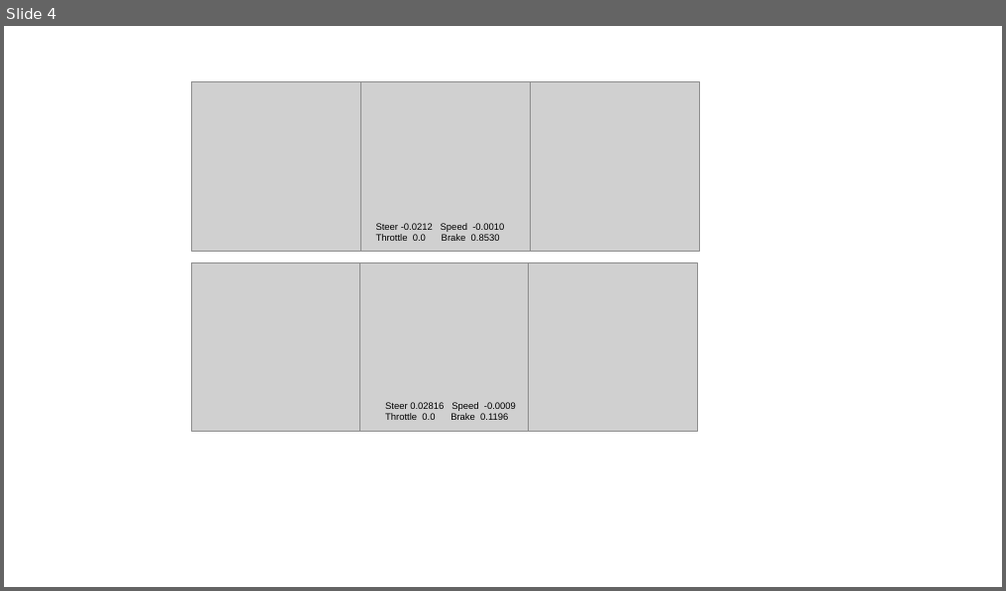
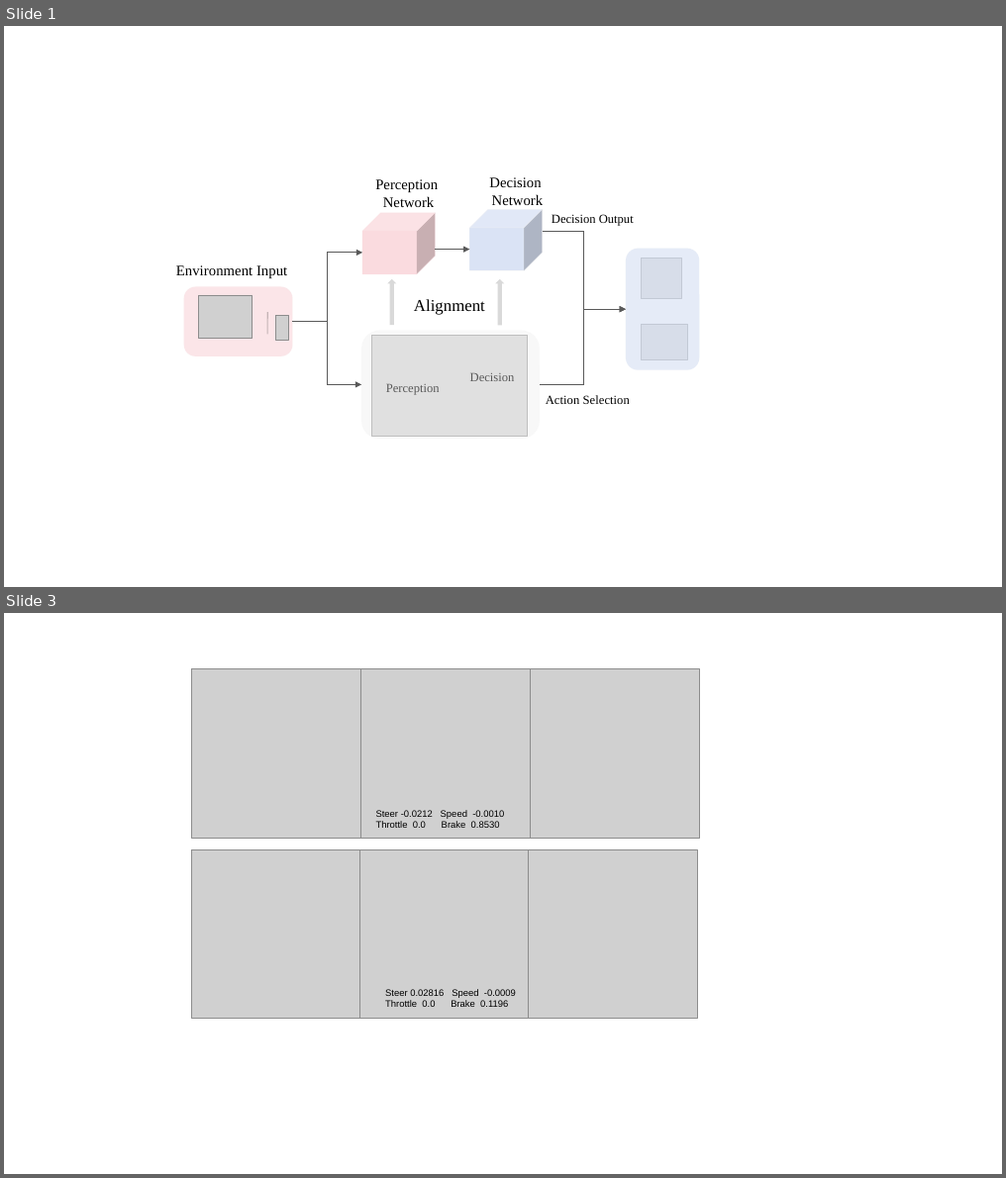
Before and after one commit to OpenHUTB/CILv2_multiview, a slide deck: latex/fig/brain_inspired.pptx. Shown one above the other, each under a label of ours: slide 4 before the commit, slides 1 and 3 after it; the slides between them are not shown. The pictures are 1006x591 and 1006x1178 pixels, drawn with LibreOffice and Linux fonts; fonts in the diff are those of the drawing; grey boxes stand for pictures; background and template pictures are left out. Boxes give left, top, right and bottom in pixels: in the first picture for what was removed or moved away, otherwise in the second. Text is boxed around its words. In the diff, an @@ line names an element or a change of style, - is before the commit and + after.

```diff
--- a/latex/fig/brain_inspired.pptx
+++ b/latex/fig/brain_inspired.pptx
@@ slide 1 added at (4, 26, 1002, 587), background #FFFFFF at 60% opacity @@
@@ text added at (375, 179, 438, 207), 14 pt, text #000000 @@
+Perception
+Network
@@ text added at (489, 177, 543, 205), 14 pt, text #000000 @@
+Decision
+Network
@@ cube added at (362, 213, 436, 274), fill #FADBDF, outline #FADBDF 0.75 pt @@
@@ cube added at (469, 209, 543, 271), fill #DAE3F5, outline #F2F2F2 0.75 pt @@
@@ elbow arrow added from (543, 231) to (626, 310), #595959 1 pt @@
@@ text added at (551, 214, 634, 226), 12 pt, text #000000 @@
+Decision Output
@@ elbow arrow added from (292, 322) to (362, 253), #595959 1 pt @@
@@ arrow added from (436, 249) to (469, 249), #595959 1 pt @@
@@ rounded rectangle added at (626, 249, 699, 371), fill #DAE3F5 at 70% opacity, outline #F2F2F2 0.25 pt @@
@@ picture added at (642, 258, 681, 298) @@
@@ text added at (176, 266, 287, 278), 14 pt, text #000000 @@
+Environment Input
@@ rounded rectangle added at (183, 287, 292, 357), fill #FADBDF at 70% opacity, outline #F2F2F2 0.25 pt @@
@@ down arrow added at (389, 279, 395, 325), fill #D9D9D9, outline #D9D9D9 1 pt @@
@@ down arrow added at (497, 280, 503, 325), fill #D9D9D9, outline #D9D9D9 1 pt @@
@@ picture added at (199, 295, 252, 339) @@
@@ line added from (267, 313) to (267, 335), #000000 1 pt @@
@@ picture added at (275, 316, 289, 341) @@
@@ elbow arrow added from (292, 322) to (361, 384), #595959 1 pt @@
@@ text added at (414, 299, 485, 315), 16 pt, text #000000 @@
+Alignment
@@ elbow arrow added from (540, 384) to (626, 310), #595959 1 pt @@
@@ rounded rectangle added at (361, 331, 540, 439), fill #F2F2F2 at 49% opacity, outline #F2F2F2 0.25 pt @@
@@ picture added at (372, 335, 528, 436) @@
@@ picture added at (642, 324, 687, 360) @@
@@ text added at (470, 373, 515, 381), 12 pt, text #595959 @@
+Decision
@@ text added at (386, 384, 440, 395), 12 pt, text #595959 @@
+Perception
@@ text added at (546, 395, 630, 404), 12 pt, text #000000 @@
+Action Selection
@@ what was slide 4 is now slide 3 @@
```
Also in this commit, not shown: 2 slides changed, 6 other files.
